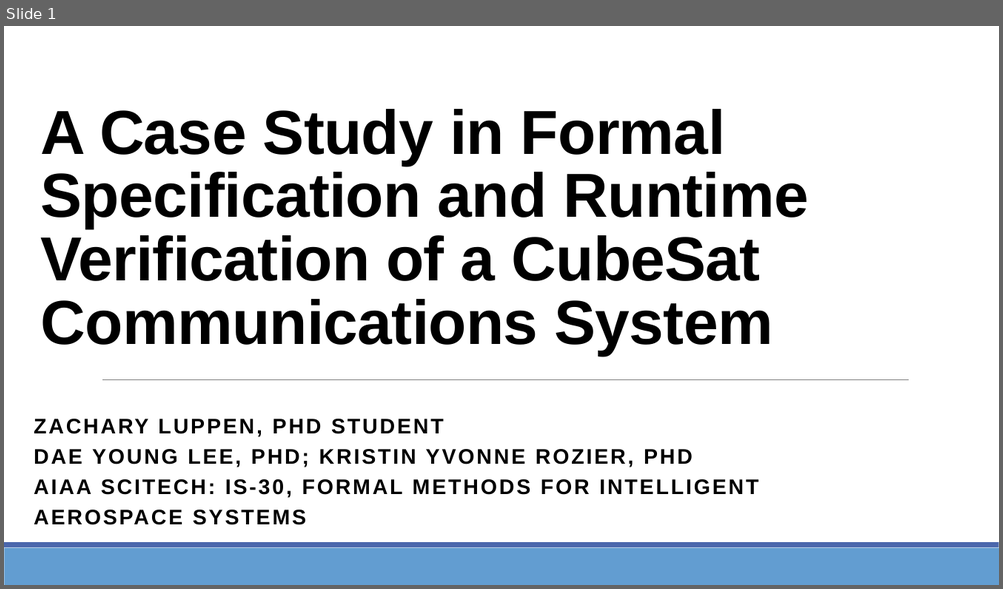
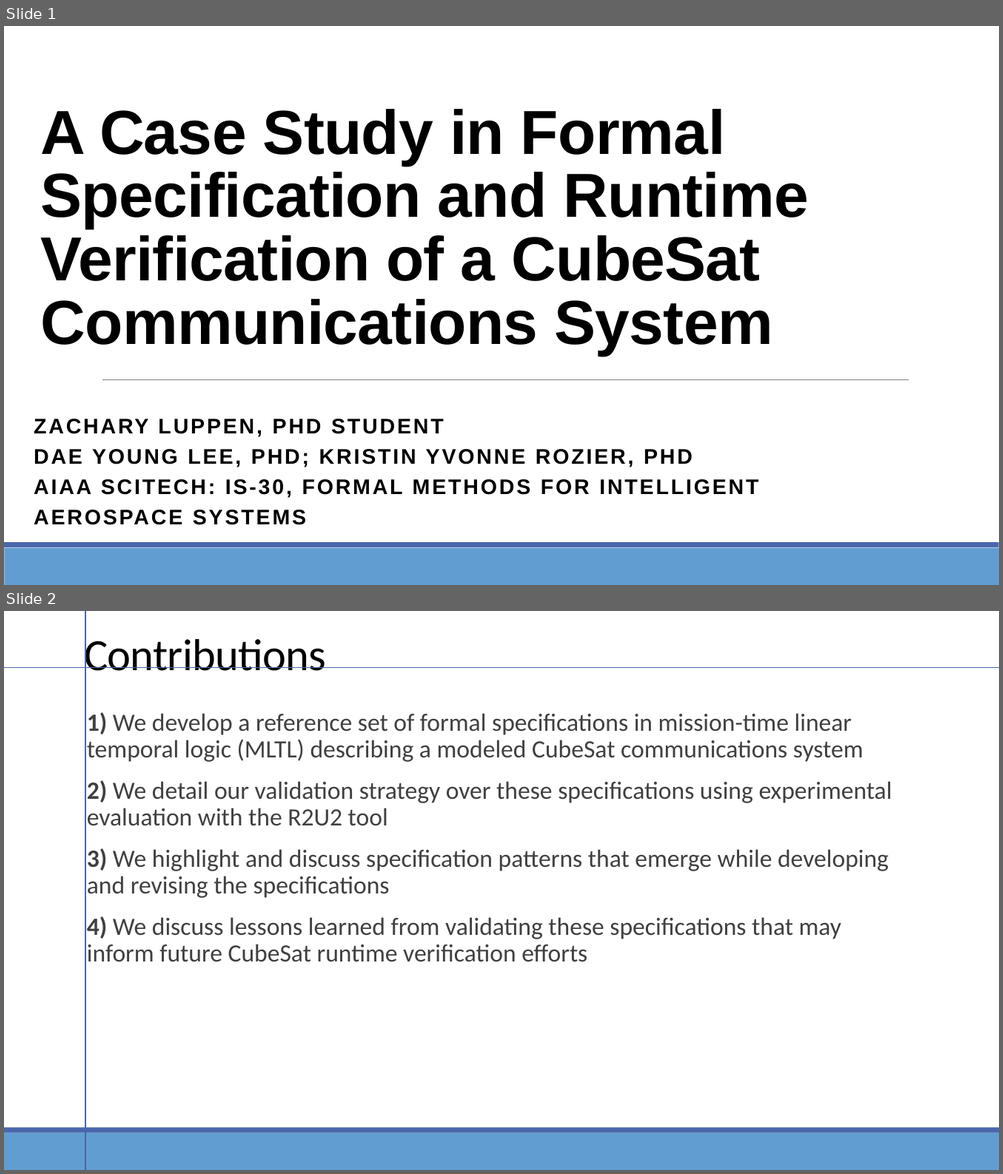
Before and after one commit to daylee/Satellite_Telemetry, a slide deck: Presentations/AIAASciTechPresentation.pptx. Shown one above the other, each under a label of ours: slide 1 before the commit, slides 1 and 2 after it. The pictures are 1003x589 and 1003x1174 pixels, drawn with LibreOffice and Linux fonts; fonts in the diff are those of the drawing. Boxes give left, top, right and bottom in pixels: in the first picture for what was removed or moved away, otherwise in the second. Text is boxed around its words. In the diff, an @@ line names an element or a change of style, - is before the commit and + after.

```diff
--- a/Presentations/AIAASciTechPresentation.pptx
+++ b/Presentations/AIAASciTechPresentation.pptx
@@ slide 2 added at (4, 611, 999, 1170), background #FFFFFF; not listed: 2 template elements that a slide beside it also shows @@
@@ title added at (84, 632, 326, 681), 43.2 pt, text #000000 @@
+Contributions
@@ line added from (85, 611) to (85, 1170), #4A66AC 1 pt @@
@@ line added from (4, 668) to (999, 668), #4A66AC 1 pt @@
@@ text added at (87, 712, 892, 963), 24 pt, text #404040 @@
+  1) We develop a reference set of formal specifications in mission-time linear temporal logic (MLTL) describing a modeled CubeSat communications system
+  2) We detail our validation strategy over these specifications using experimental evaluation with the R2U2 tool
+  3) We highlight and discuss specification patterns that emerge while developing and revising the specifications
+  4) We discuss lessons learned from validating these specifications that may inform future CubeSat runtime verification efforts
@@ rectangle added at (4, 732, 999, 754), fill #FFFFFF @@
@@ line added from (102, 753) to (915, 753), #808080 0.5 pt @@
```
Also in this commit, not shown: 2 slides changed, 5 other slides added, 2 slides removed.
